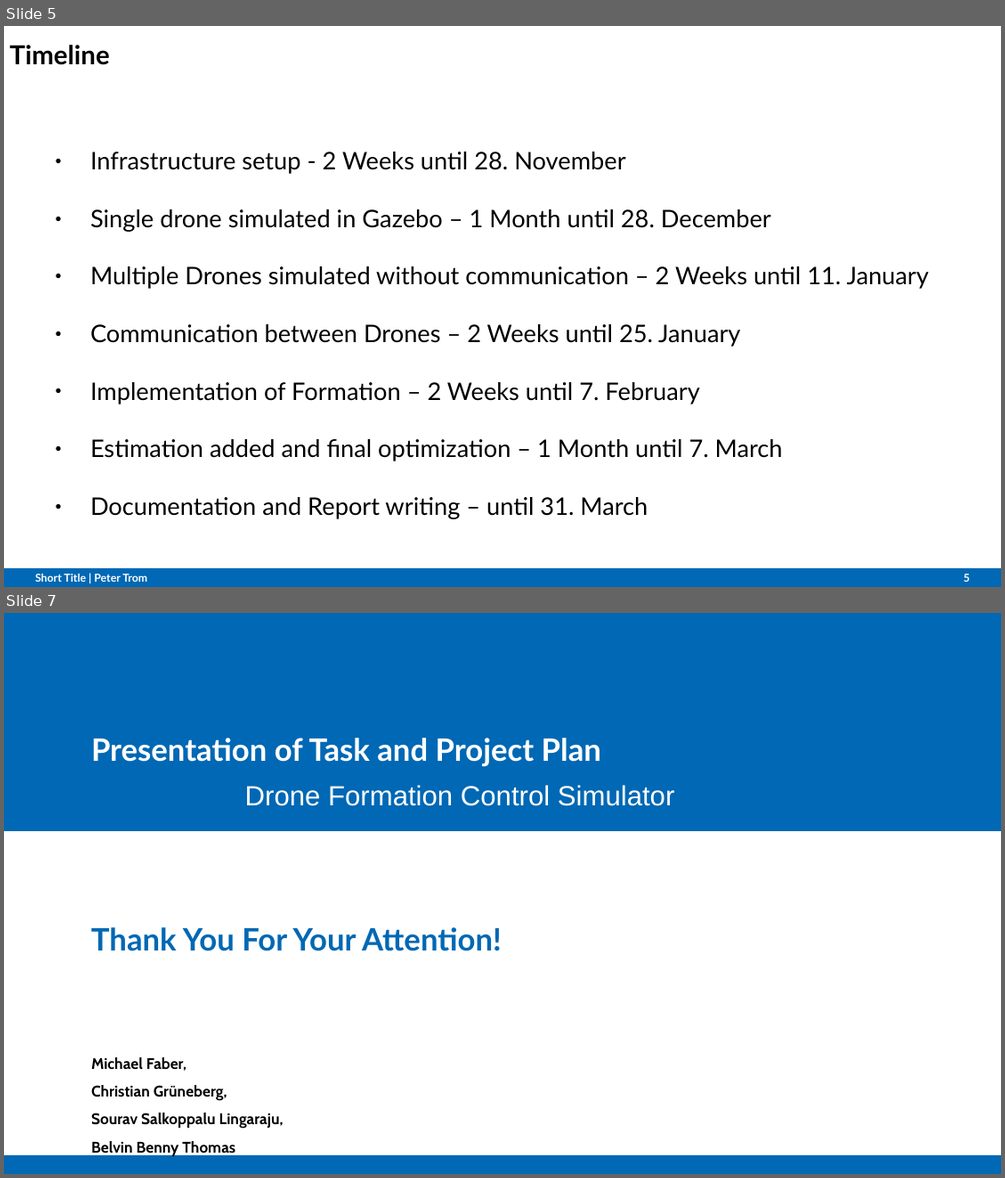
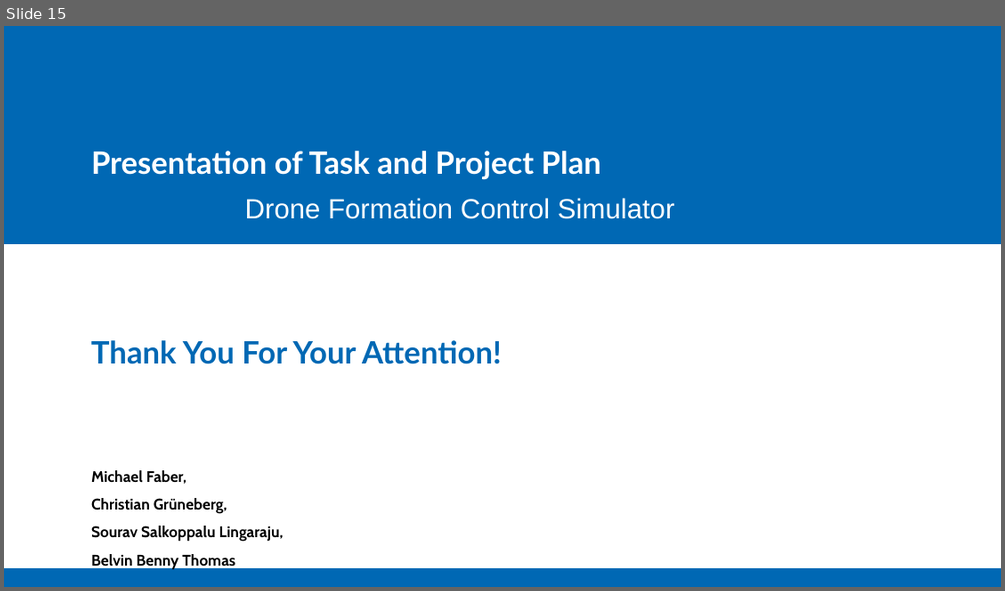
Before and after one commit to Belvin7/Drone_Project_personal-, a slide deck: AMS_Project_Plan.odp. Shown one above the other, each under a label of ours: slides 5 and 7 before the commit, slide 15 after it; the slides between them are not shown. The pictures are 1005x1178 and 1005x591 pixels, drawn with LibreOffice and Linux fonts; fonts in the diff are those of the drawing; background and template pictures are left out. Boxes give left, top, right and bottom in pixels: in the first picture for what was removed or moved away, otherwise in the second. Text is boxed around its words. In the diff, an @@ line names an element or a change of style, - is before the commit and + after.

```diff
--- a/AMS_Project_Plan.odp
+++ b/AMS_Project_Plan.odp
@@ slide 5 removed at [4,26,1001,587], background #FFFFFF; not listed: 1 template element that a slide beside it also shows @@
@@ title removed at [9,45,110,65] @@
-Timeline
@@ text removed at [90,151,929,519] @@
-● Infrastructure setup - 2 Weeks until 28. November
-● Single drone simulated in Gazebo – 1 Month until 28. December
-● Multiple Drones simulated without communication – 2 Weeks until 11. January
-● Communication between Drones – 2 Weeks until 25. January
-● Implementation of Formation – 2 Weeks until 7. February
-● Estimation added and final optimization – 1 Month until 7. March
-● Documentation and Report writing – until 31. March
@@ text removed at [35,573,147,581] @@
-Short Title | Peter Trom
@@ page number removed at [963,573,970,581] @@
-5
@@ what was slide 7 is now slide 15 @@
```
Also in this commit, not shown: 2 slides changed, 12 slides added, 3 other slides removed.
